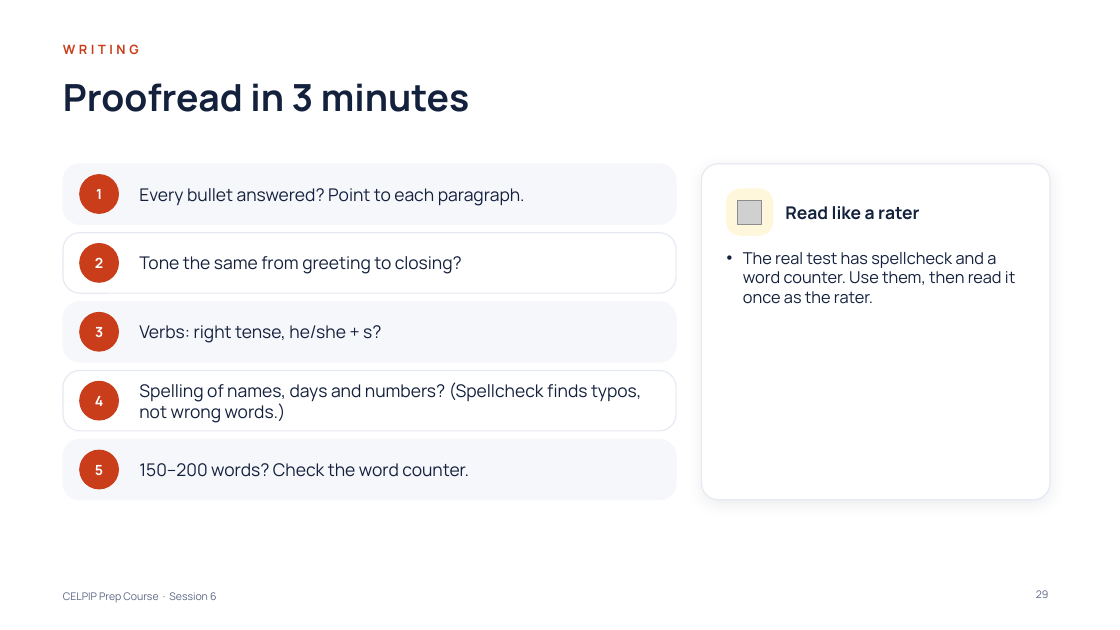
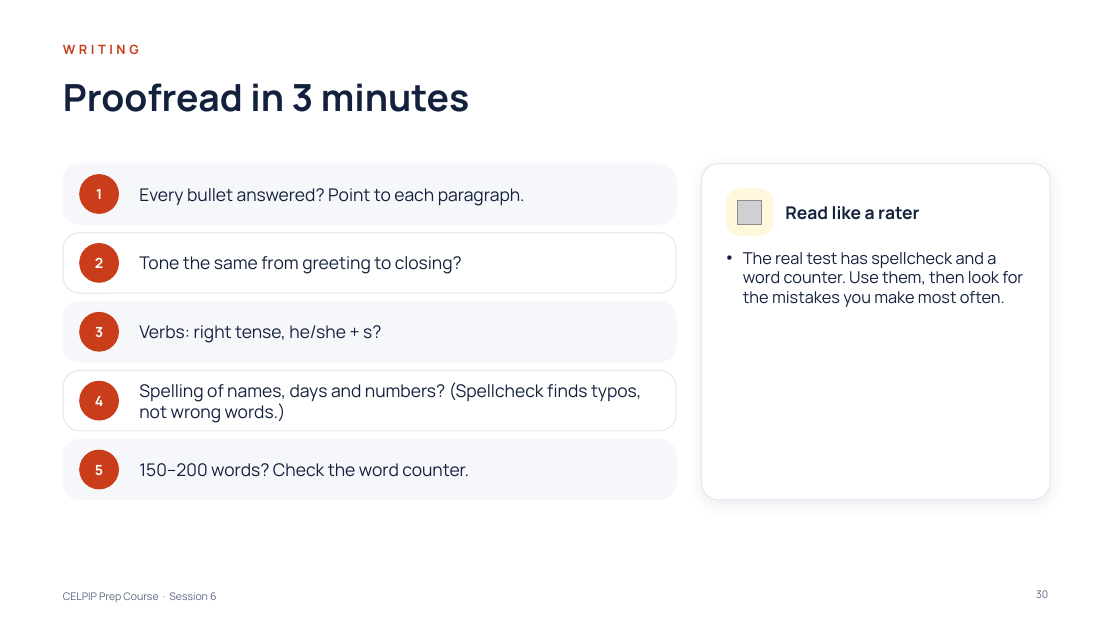
Before and after one commit to learnovateqa/The_English_Academy_CELPIP, a slide deck: slide 30 of decks/session-06.pptx (slide 29 before the commit). Drawn at 1120x630 pixels with LibreOffice and Linux fonts; fonts in the diff are those of the drawing; grey boxes stand for pictures. Boxes give left, top, right and bottom in pixels: in the first picture for what was removed or moved away, otherwise in the second. Text is boxed around its words. In the diff, an @@ line names an element or a change of style, - is before the commit and + after.

```diff
--- a/decks/session-06.pptx
+++ b/decks/session-06.pptx
@@ text at <box>743,252,1023,307</box>: text changed @@
-• The real test has spellcheck and a word counter. Use them, then read it once as the rater.
+• The real test has spellcheck and a word counter. Use them, then look for the mistakes you make most often.
@@ page number at <box>1036,590,1048,598</box>: text changed @@
-29
+30
```
Also in this commit, not shown: 5 other slides changed, 1 slide added, 6 other files.
